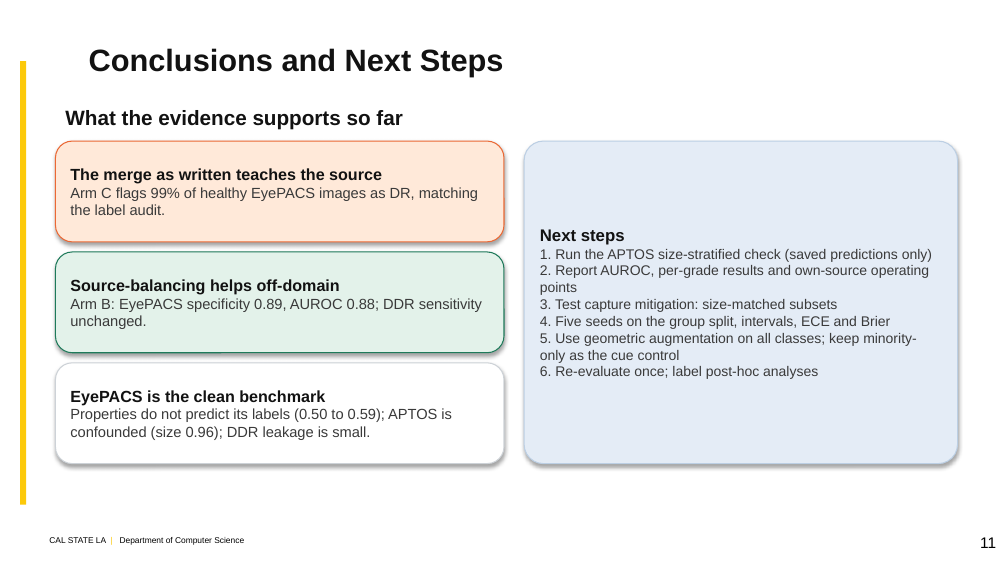
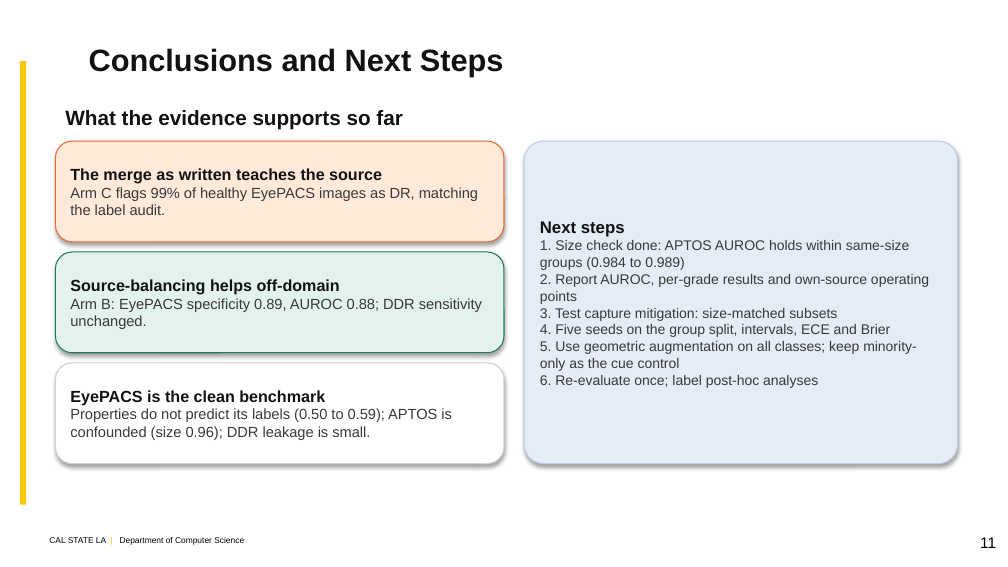
Before and after one commit to kazimab1/Early-DR, a slide deck: slide 11 of DR_Progress_v5.pptx. Drawn at 1008x567 pixels with LibreOffice and Linux fonts; fonts in the diff are those of the drawing; background and template pictures are left out. Boxes give left, top, right and bottom in pixels: in the first picture for what was removed or moved away, otherwise in the second. Text is boxed around its words. In the diff, an @@ line names an element or a change of style, - is before the commit and + after.

```diff
--- a/DR_Progress_v5.pptx
+++ b/DR_Progress_v5.pptx
@@ text in rounded rectangle at bbox=[540, 240, 910, 270]: text changed @@
-1. Run the APTOS size-stratified check (saved predictions only)
+1. Size check done: APTOS AUROC holds within same-size groups (0.984 to 0.989)
```
Also in this commit, not shown: 2 other slides changed, 3 other files.
